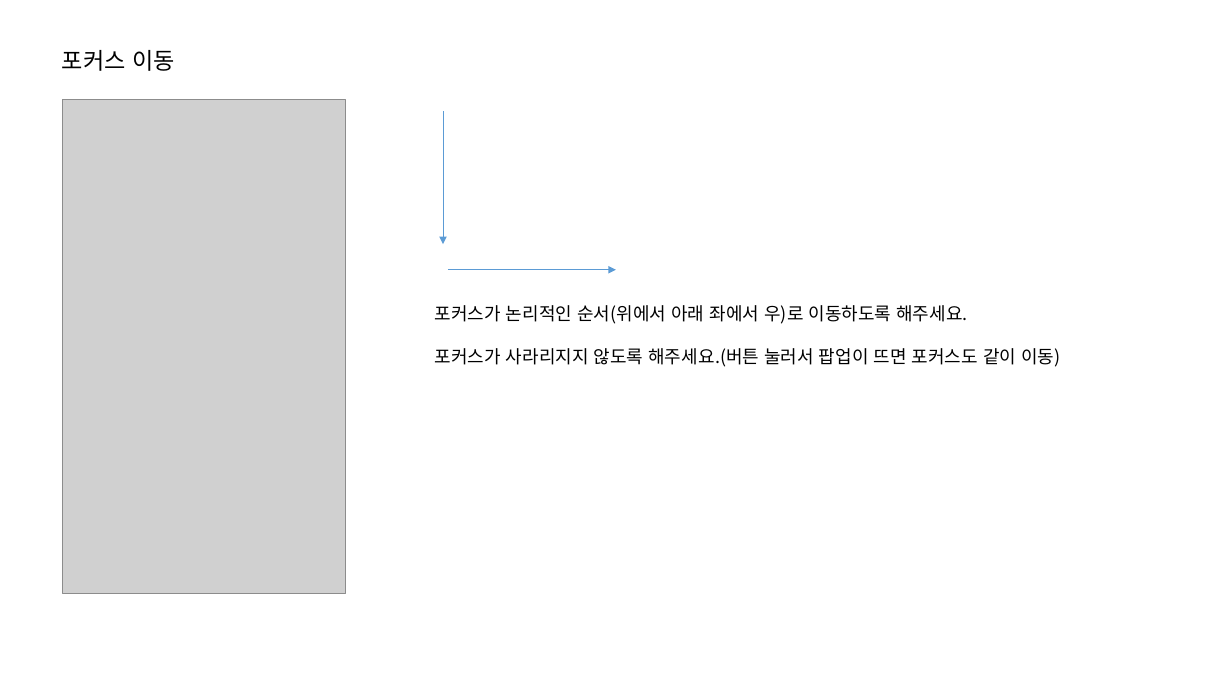
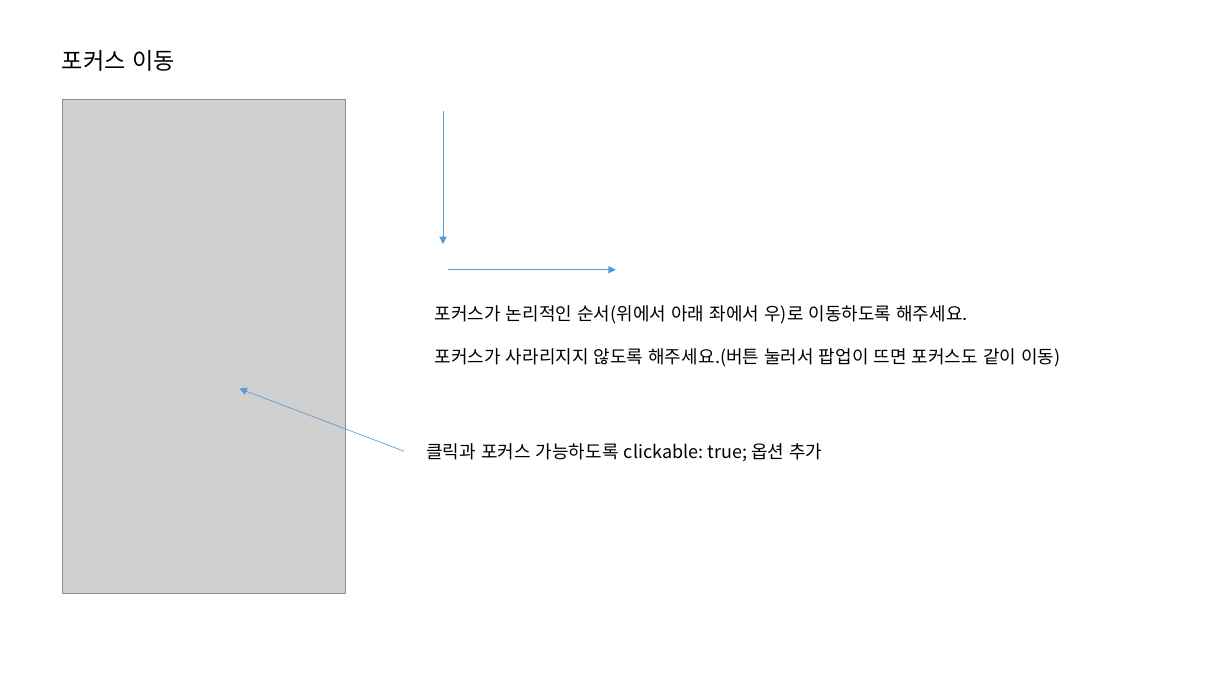
Before and after one commit to jeoungGyy/sejong, a slide deck: slide 6 of ppt/웹접근성 오류 체크(운영).pptx. Drawn at 1232x693 pixels with LibreOffice and Linux fonts; fonts in the diff are those of the drawing; grey boxes stand for pictures. Boxes give left, top, right and bottom in pixels: in the first picture for what was removed or moved away, otherwise in the second. Text is boxed around its words. In the diff, an @@ line names an element or a change of style, - is before the commit and + after.

Commit message:
웹접근성 오류 체크 추가

```diff
--- a/ppt/웹접근성 오류 체크(운영).pptx
+++ b/ppt/웹접근성 오류 체크(운영).pptx
@@ arrow added from (405, 451) to (239, 389), #5B9BD5 0.5 pt @@
@@ text added at [426, 443, 822, 462], 14 pt, text #000000 @@
+클릭과 포커스 가능하도록 clickable: true; 옵션 추가
```
Also in this commit, not shown: 2 other files.
